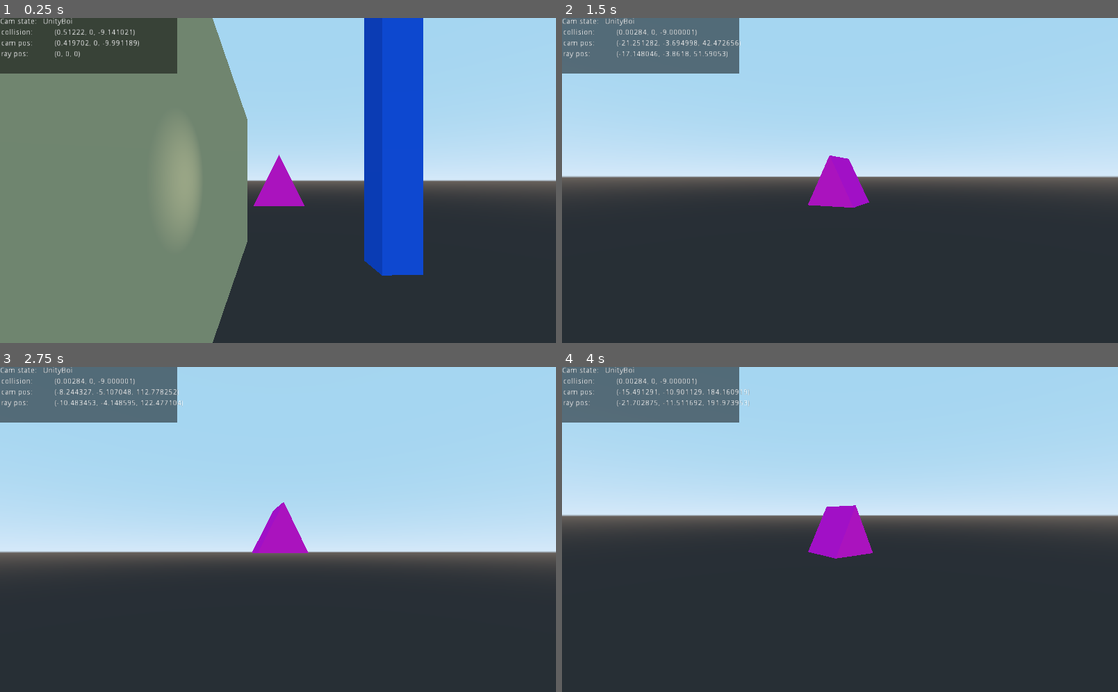
Above: before the commit, frames 1-4 (two rows, left to right).
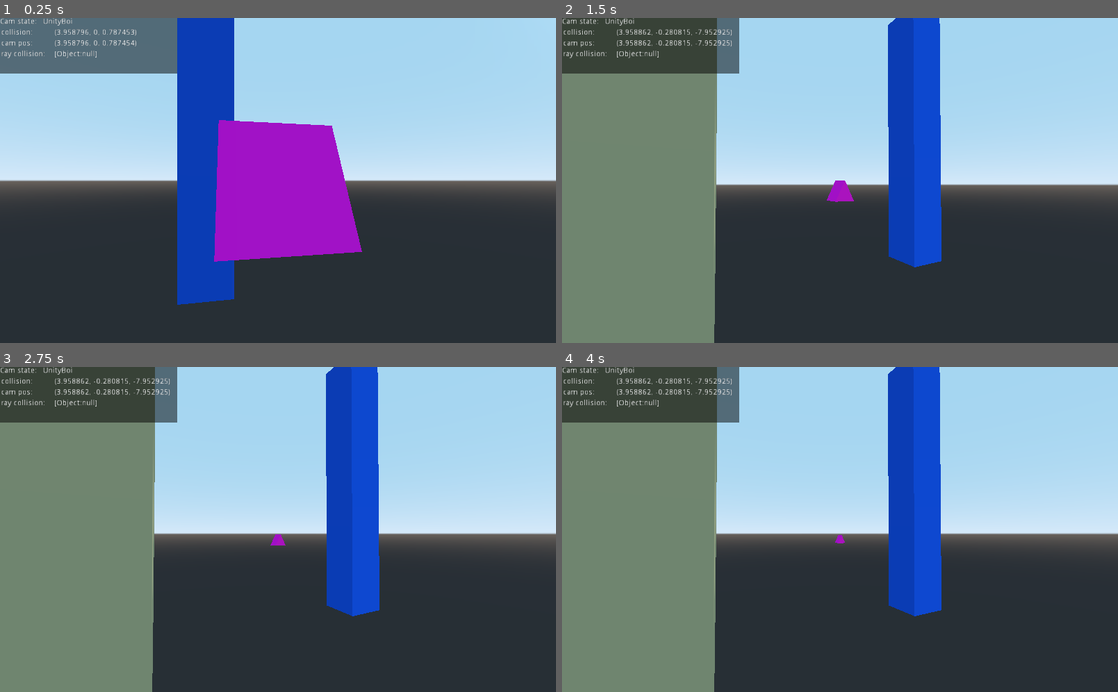
Above: after the commit, the same moments.

Repository: niklas-berg/Camera-State-Machine
Game: Godot game, scene res://Try hard.tscn
The game is run twice, just before and just after one commit, with the same random seed, the same clock (stepped at 60 frames per second) and the same inputs.
Inputs (mouse positions are in pixels of both pictures, inside the frame that each line leads up to):
- Up to frame 1 (0.25 s): no input
- Up to frame 2 (1.5 s): move the mouse to (867, 180) at 0.52 s; hold Shift (crouch) 0.53-1.28 s; hold Up (ui_up) from 0.53 s (still down); tap Space (jump) at 0.77 s; tap Enter at 1.25 s; move the mouse to (812, 180) at 1.27 s; tap Shift (crouch) at 1.35 s
- Up to frame 3 (2.75 s): keep holding Up (ui_up); tap Space (jump) at 1.52, 2 s; move the mouse to (289, 523) at 2.02 s; hold Shift (crouch) from 2.03 s (still down)
- Up to frame 4 (4 s): keep holding Up (ui_up); move the mouse to (834, 536) at 2.77 s; release Shift (crouch) at 2.78 s; tap Shift (crouch) at 2.85 s; tap Space (jump) at 3.02, 3.77 s; tap Enter at 3.5 s; move the mouse to (878, 532) at 3.52 s; hold Shift (crouch) from 3.53 s (still down)

The runs differ from the first frame. In frame 1, 58% of the frame differs, in the area x 0-77%, y 0-100%; in frame 2, 38%; in frame 3, 41%; in frame 4, 41%.
Error after the commit: Trying to assign value of type 'Nil' to a variable of type 'Vector3'. (res://UnityBoi.gd:53)

Commit message:
Moving camera to collision point. Disabling Quat.Slerp, which caused choppy movement, when colliding. TODO: Lerp in and out of collision point

Diff:
--- a/Movement.gd
+++ b/Movement.gd
@@ -23,6 +23,6 @@
 	if(Input.is_action_pressed("crouch")):
 		dir[1] += -0.1
 
-	dir = dir.normalized()
+	dir = dir.normalized() * 0.25
 
 	$"/root/Node/Target".global_transform.origin += dir
--- a/Try hard.tscn
+++ b/Try hard.tscn
@@ -245,13 +245,13 @@
 transform = Transform( 1, 0, 0, 0, 1, 0, 0, 0, 1, 0, 0, -10 )
 input_ray_pickable = true
 input_capture_on_drag = false
-collision_layer = 1
-collision_mask = 1
+collision_layer = 2
+collision_mask = 2
 move_lock_x = false
 move_lock_y = false
 move_lock_z = false
 collision/safe_margin = 0.005
-_sections_unfolded = [ "Transform", "collision" ]
+_sections_unfolded = [ "Collision", "Transform", "collision" ]
 
 [node name="CollisionShape" type="CollisionShape" parent="KinematicBody"]
 shape = SubResource( 1 )
--- a/UnityBoi.gd
+++ b/UnityBoi.gd
@@ -10,20 +10,25 @@
 var pitch: float
 var t: float
 var previousRotation: Quat
+#var previousPosition: Vector3
 var offset: Vector3
 var ray: RayCast
 var hit
+var colliding: bool
 
 
 func enter():
+	colliding = false
 	ray = RayCast.new()
 	target.add_child(ray)
 #	camera.add_child(ray)
 #	$"/root/Node/KinematicBody".add_child(ray)
 	ray.enabled = true
 	ray.set_collision_mask_bit(0, true)
+	ray.set_collision_mask_bit(1, false)
 
 	previousRotation = Quat(camera.global_transform.basis)
+#	previousPosition = camera.global_transform.origin
 	offset = camera.global_transform.origin - target.global_transform.origin
 
 func exit():
@@ -38,13 +43,30 @@
 	pitch = clamp(pitch, -30, 30)
 
 	var newRotation = Quat(Basis(Vector3(deg2rad(pitch), deg2rad(yaw), 0)))
-	newRotation = previousRotation.slerp(newRotation, _delta * damp)
+	if !colliding:
+		newRotation = previousRotation.slerp(newRotation, _delta * damp)
 	previousRotation = newRotation
 
-	camera.global_transform.origin = target.global_transform.origin + newRotation * offset
+	var desired_cam_pos = target.global_transform.origin + newRotation * offset
+
+#	camera.global_transform.origin = target.global_transform.origin + newRotation * offset
+	var collision: Vector3 = check_collision(desired_cam_pos)
+	print(colliding)
+	if(collision):
+		colliding = true
+		camera.global_transform.origin = collision
+#		camera.global_transform.origin = camera.global_transform.origin.slerp(collision, _delta * 25)
+#		camera.global_transform.origin = previousPosition.linear_interpolate(collision, _delta * 10)
+	else:
+		colliding = false
+		camera.global_transform.origin = desired_cam_pos
+#		camera.global_transform.origin = camera.global_transform.origin.linear_interpolate(desired_cam_pos, _delta * 5)
+#	previousPosition = camera.global_transform.origin
+
 	camera.look_at(target.global_transform.origin, Vector3(0, 1, 0))
 
-	check_collision()
+
+#	check_collision(Vector3(0,0,0))
 	debug()
 
 func handle_input(_event):
@@ -52,13 +74,20 @@
 		mouseDelta = _event.relative
 #		print(mouseDelta)
 
-func check_collision():
+func check_collision(desired_cam_pos: Vector3):
 
 	ray.force_raycast_update()
-	ray.cast_to = -(target.global_transform.origin - camera.global_transform.origin)
+#	ray.cast_to = -(target.global_transform.origin - camera.global_transform.origin)
+	ray.cast_to = -(target.global_transform.origin - desired_cam_pos)
 	hit = ray.get_collision_point()
-	if(hit == Vector3(0,0,0)):
-		write_label("Value1", "None")
+	write_label("Key3", "ray collision:")
+	var collider = ray.get_collider()
+	write_label("Value3", str(collider))
+#	print(collider)
+	if collider:
+		return hit
+	else:
+		return null
 
 
 func write_label(label, content):
@@ -71,7 +100,7 @@
 #	write_label("Value2", str(get_node("/root/Node/KinematicBody/Camera").get_global_transform().origin.distance_to(target.global_transform.origin)))
 	write_label("Key2", "cam pos:")
 	write_label("Value2", str(camera.global_transform.origin))
-	write_label("Key3", "ray pos:")
-	write_label("Value3", str(ray.global_transform.origin))
+#	write_label("Key3", "ray pos:")
+#	write_label("Value3", str(ray.global_transform.origin))
 
 #	Line.new()
